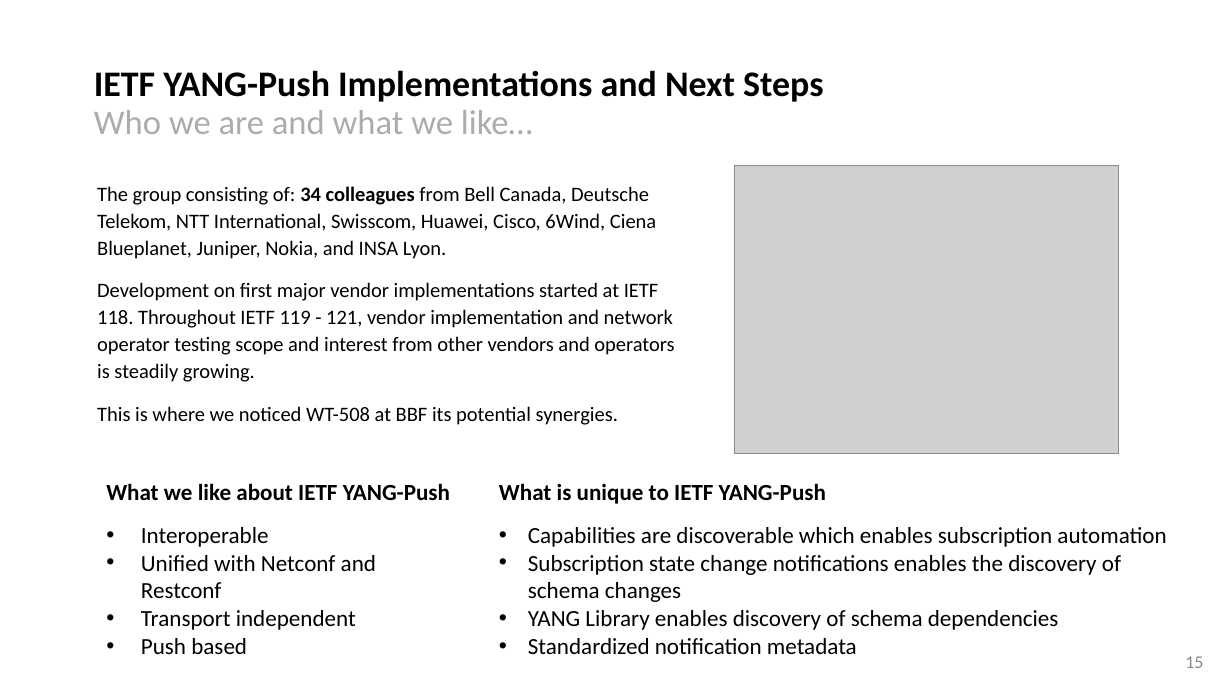
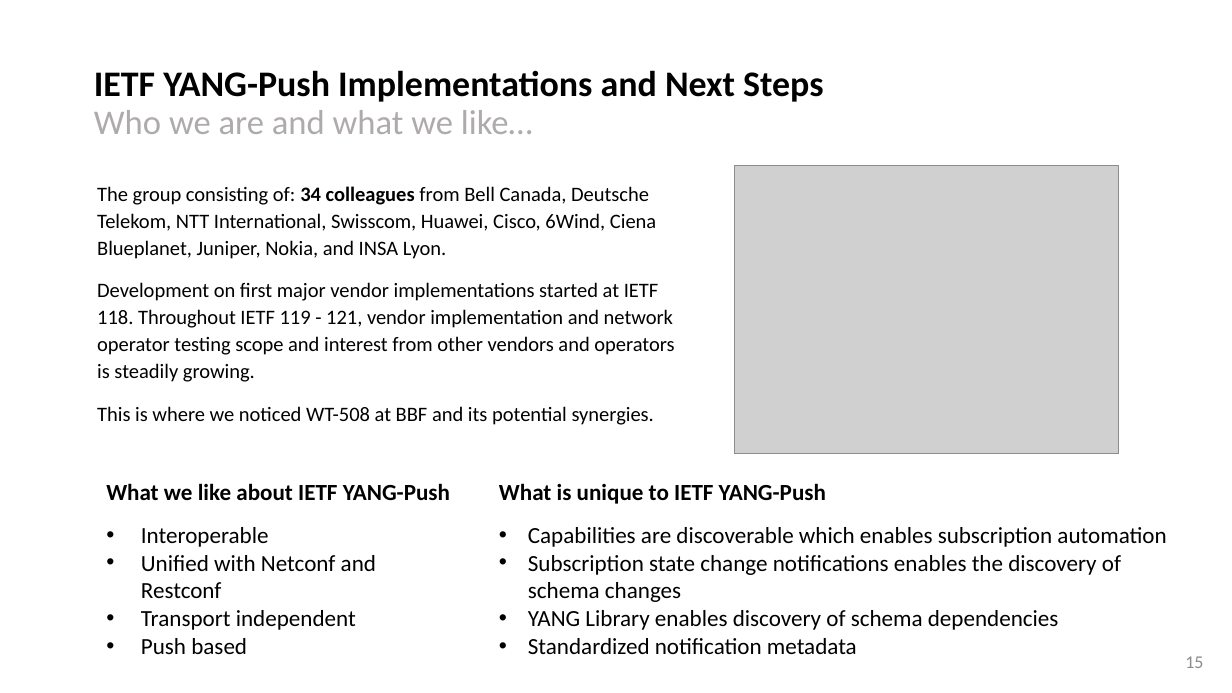
Before and after one commit to network-analytics/ietf-network-analytics-document-status, a slide deck: slide 15 of 122/NMOP/bbf-nmop-interim-draft-ietf-nmop-yang-message-broker-integration-06.pptx. Drawn at 1232x693 pixels with LibreOffice and Linux fonts; fonts in the diff are those of the drawing; grey boxes stand for pictures. Boxes give left, top, right and bottom in pixels: in the first picture for what was removed or moved away, otherwise in the second. Text is boxed around its words. In the diff, an @@ line names an element or a change of style, - is before the commit and + after.

```diff
--- a/122/NMOP/bbf-nmop-interim-draft-ietf-nmop-yang-message-broker-integration-06.pptx
+++ b/122/NMOP/bbf-nmop-interim-draft-ietf-nmop-yang-message-broker-integration-06.pptx
@@ text at box(97, 406, 654, 425): text changed @@
-This is where we noticed WT-508 at BBF its potential synergies.
+This is where we noticed WT-508 at BBF and its potential synergies.
```
Also in this commit, not shown: 1 other slide changed, 1 other file.
